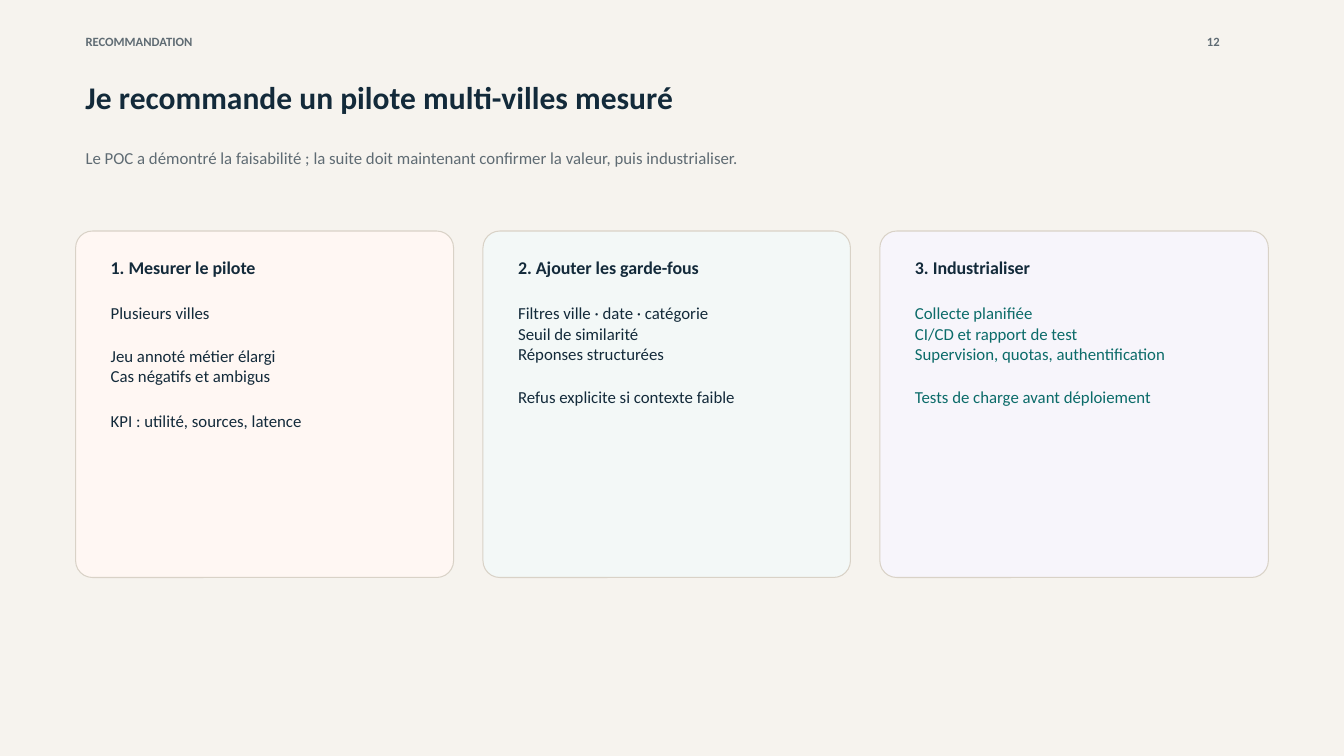
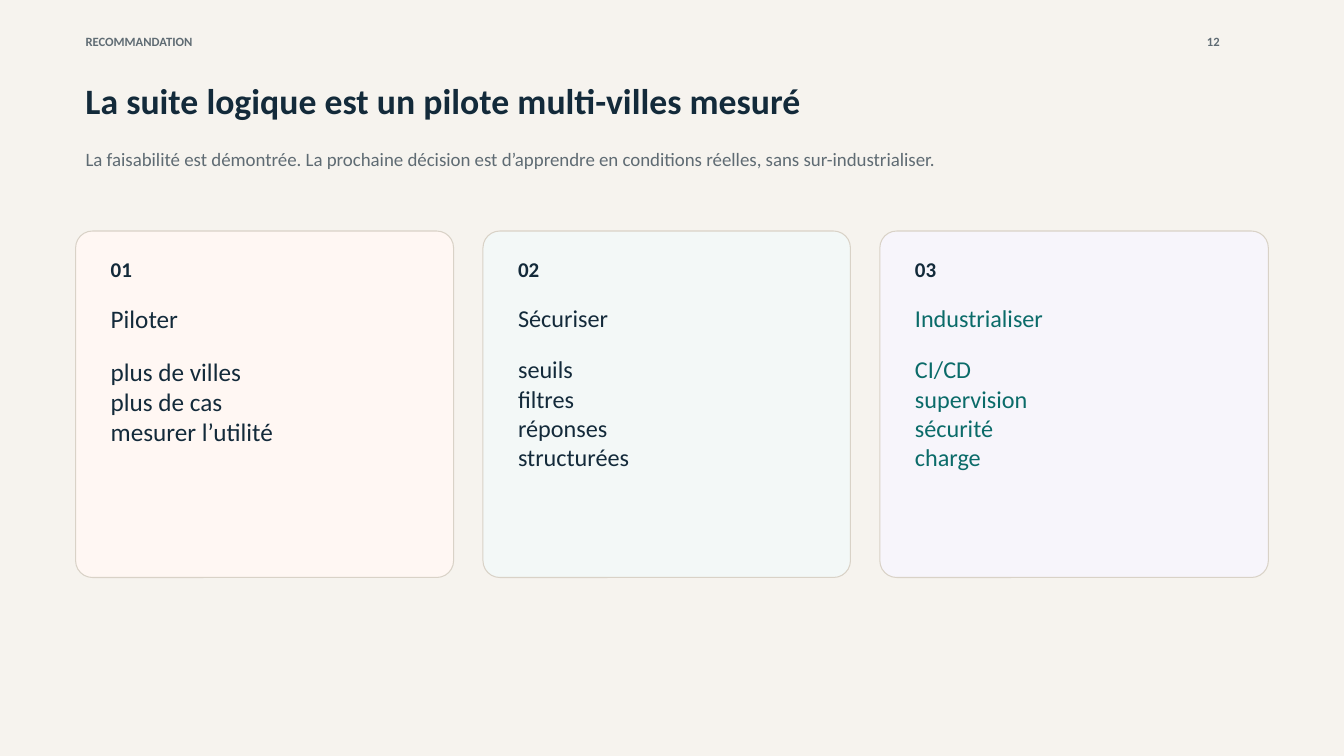
Before and after one commit to hgbe-GH/Projet7, a slide deck: slide 12 of outputs/openagenda-rag-soutenance.pptx. Drawn at 1344x756 pixels with LibreOffice and Linux fonts; fonts in the diff are those of the drawing. Boxes give left, top, right and bottom in pixels: in the first picture for what was removed or moved away, otherwise in the second. Text is boxed around its words. In the diff, an @@ line names an element or a change of style, - is before the commit and + after.

Commit message:
docs: rendre la soutenance plus visuelle

```diff
--- a/outputs/openagenda-rag-soutenance.pptx
+++ b/outputs/openagenda-rag-soutenance.pptx
@@ text at bbox=[85, 89, 801, 120]: text changed; size 22.5 to 25.5 pt @@
-Je recommande un pilote multi-villes mesuré
+La suite logique est un pilote multi-villes mesuré
@@ text at bbox=[86, 153, 935, 169]: text changed; size 12 to 13.5 pt @@
-Le POC a démontré la faisabilité ; la suite doit maintenant confirmer la valeur, puis industrialiser.
+La faisabilité est démontrée. La prochaine décision est d’apprendre en conditions réelles, sans sur-industrialiser.
@@ text at bbox=[111, 263, 132, 277]: text changed; size 12.8 to 15 pt @@
-1. Mesurer le pilote
+01
@@ text at bbox=[518, 263, 539, 277]: text changed; size 12.8 to 15 pt @@
-2. Ajouter les garde-fous
+02
@@ text at bbox=[915, 263, 936, 277]: text changed; size 12.8 to 15 pt @@
-3. Industrialiser
+03
@@ text at bbox=[111, 310, 273, 441]: text changed; size 12 to 18 pt @@
-Plusieurs villes
-Jeu annoté métier élargi
-Cas négatifs et ambigus
-KPI : utilité, sources, latence
+Piloter
+plus de villes
+plus de cas
+mesurer l’utilité
@@ text at bbox=[518, 310, 629, 466]: text changed; size 12 to 17.2 pt @@
-Filtres ville · date · catégorie
-Seuil de similarité
-Réponses structurées
-Refus explicite si contexte faible
+Sécuriser
+seuils
+filtres
+réponses
+structurées
@@ text at bbox=[915, 310, 1043, 470]: text changed; size 12 to 17.2 pt @@
-Collecte planifiée
-CI/CD et rapport de test
-Supervision, quotas, authentification
-Tests de charge avant déploiement
+Industrialiser
+CI/CD
+supervision
+sécurité
+charge
```
Also in this commit, not shown: 11 other slides changed, 1 other file.
